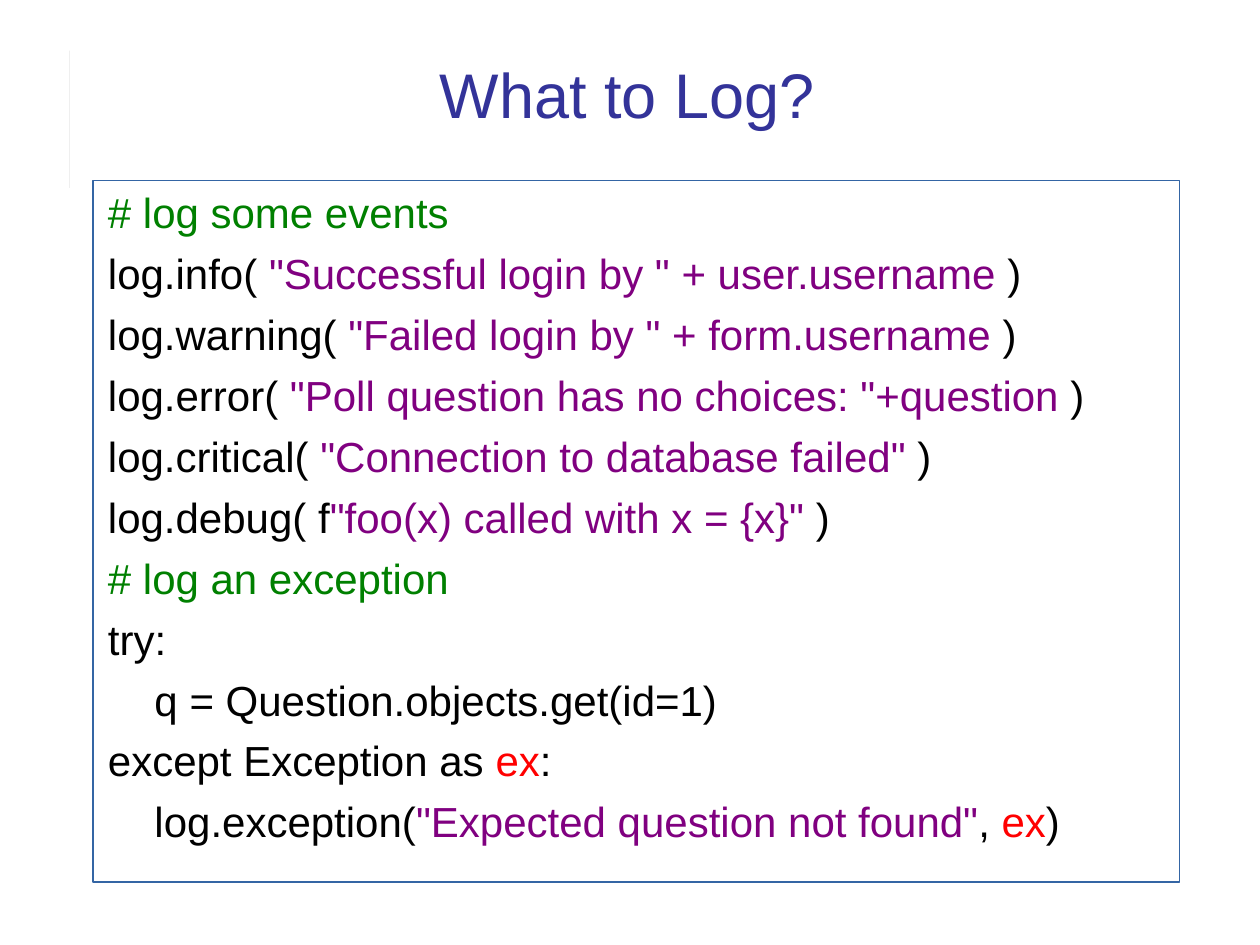
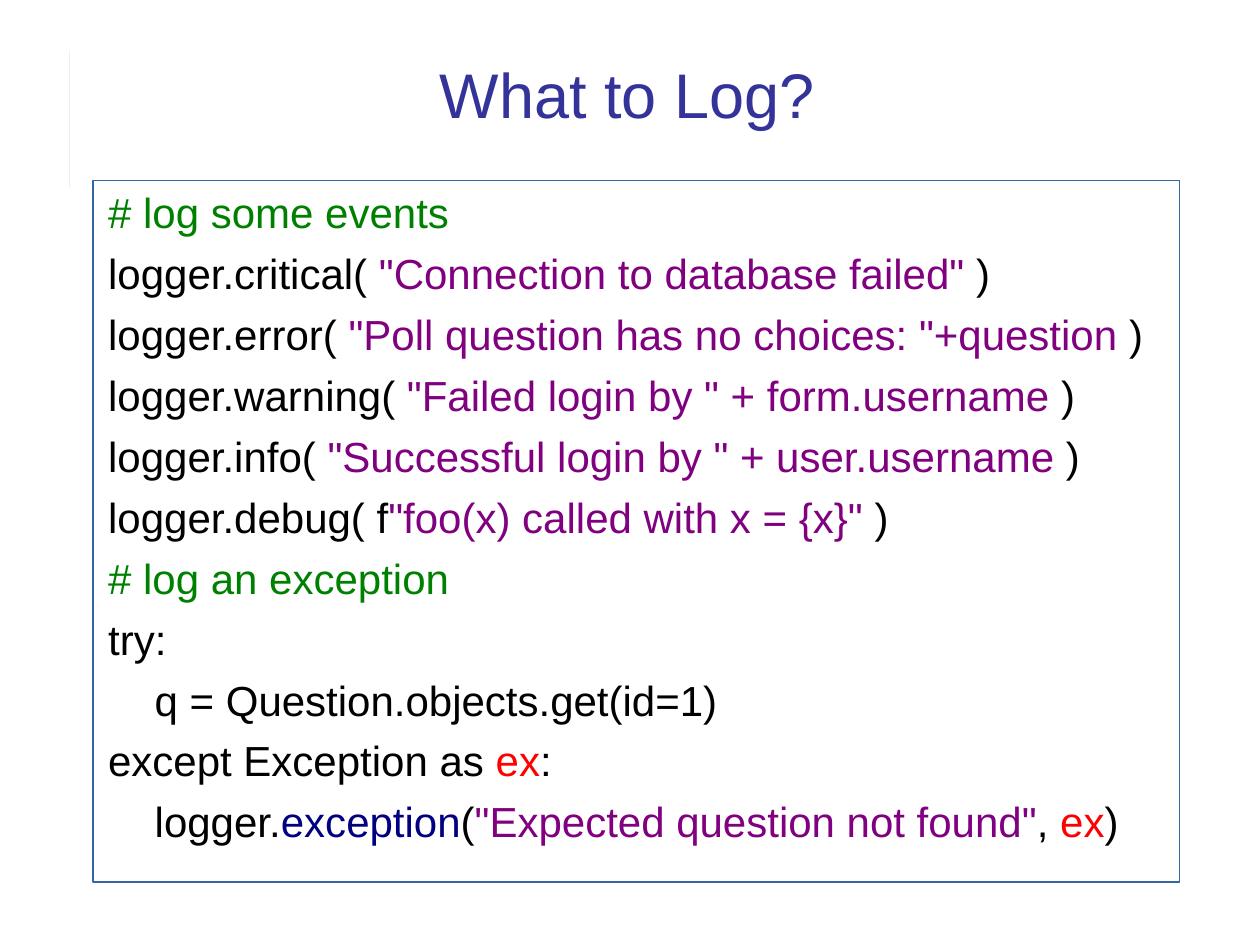
Before and after one commit to cpske/ISP, a slide deck: slide 11 of logging/Logging.ppt. Drawn at 1260x945 pixels with LibreOffice and Linux fonts; fonts in the diff are those of the drawing. Boxes give left, top, right and bottom in pixels: in the first picture for what was removed or moved away, otherwise in the second. Text is boxed around its words. In the diff, an @@ line names an element or a change of style, - is before the commit and + after.

```diff
--- a/logging/Logging.ppt
+++ b/logging/Logging.ppt
@@ text at [108,258,1117,541]: text changed @@
-log.info( "Successful login by " + user.username )
-log.warning( "Failed login by " + form.username )
-log.error( "Poll question has no choices: "+question )
-log.critical( "Connection to database failed" )
-log.debug( f"foo(x) called with x = {x}" )
+logger.critical( "Connection to database failed" )
+logger.error( "Poll question has no choices: "+question )
+logger.warning( "Failed login by " + form.username )
+logger.info( "Successful login by " + user.username )
+logger.debug( f"foo(x) called with x = {x}" )
@@ text at [155,806,1118,846]: text changed @@
-log.exception("Expected question not found", ex)
+logger.exception("Expected question not found", ex)
```
Also in this commit, not shown: 17 other slides changed, 1 slide added, 7 other files.
